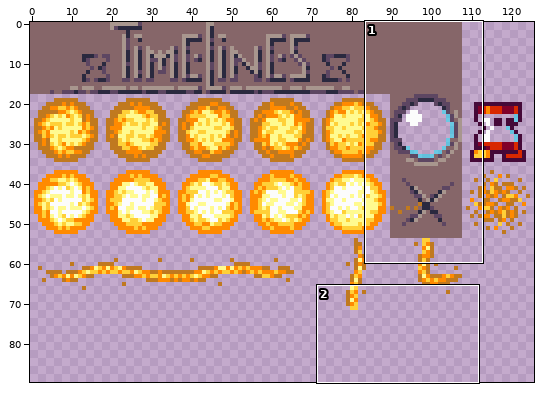
One commit to this sprite sheet: img/concept/sandnode.png. The first picture is a wide view before the edit; the outline marks the close-up.
Close-up. First the earlier version:
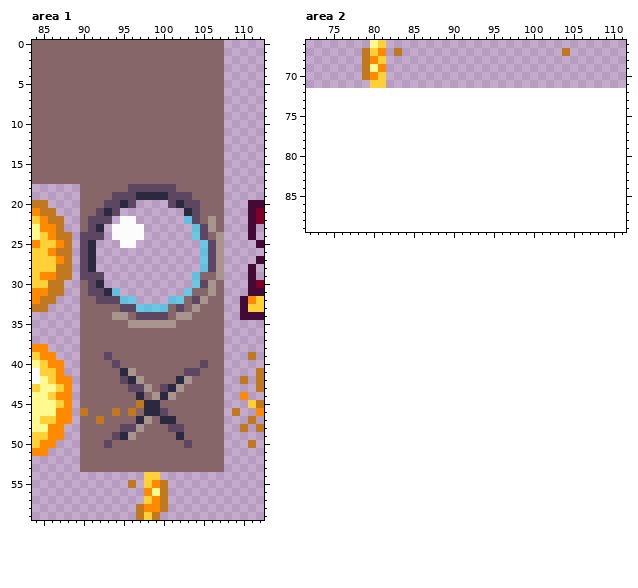
The file is 126x72 pixels. Shown: area 1: x 84..112, y 0..59; area 2: x 72..111, y 66..89. The old version is drawn lined up with the new one, on the new canvas.
After:
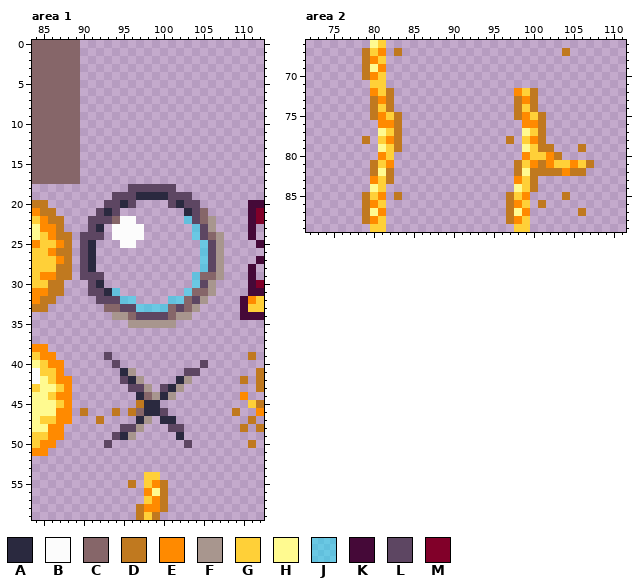
Palette (. is transparent): A #2a293f  B #fcfcfc  C #866669  D #c0791f  E #ff8a00  F #a8968e  G #ffd038  H #fffa90  J #00ebff75  K #450938  L #5d4662  M #810029
From the commit log: Add more sand lines
The exact change:
canvas 126x72 -> 126x90
Area 1:
The edit adds colour C in row 22 at x 94.
The edit erases colour C in rows 0 to 17 at x 90 to 107; in row 18 at x 90 to 95 and 102 to 107; in row 19 at x 90 to 93 and 104 to 107; in row 20 at x 90 to 92 and 105 to 107; in row 21 at x 90 to 91 and 106 to 107; in rows 22 to 23 at x 90 and 107.
The edit erases colour C in rows 30 to 31 at x 90 and 107; in row 32 at x 90 to 91 and 106 to 107; in row 33 at x 90 to 92 and 105 to 107; in row 34 at x 90 to 93 and 104 to 107; in row 35 at x 90 to 95 and 102 to 107; in rows 36 to 38 at x 90 to 107.
The edit erases colour C in row 39 at x 90 to 92 and 94 to 107; in row 40 at x 90 to 93, 95 to 104 and 106 to 107; in row 41 at x 90 to 94, 97 to 102 and 105 to 107; in row 42 at x 90 to 94, 98 to 101 and 104 to 107; in row 43 at x 90 to 95, 99 and 103 to 107; in row 44 at x 90 to 96 and 102 to 107.
The edit erases colour C in row 45 at x 90 to 96 and 100 to 107; in row 46 at x 91 to 93, 95 and 101 to 107; in row 47 at x 90 to 91, 93 to 96, 99 and 102 to 107; in row 48 at x 90 to 94, 98 to 100 and 103 to 107; in row 49 at x 90 to 93, 97 to 101 and 103 to 107; in row 50 at x 90 to 92, 94 to 102 and 104 to 107.
The edit erases colour C in rows 51 to 53 at x 90 to 107.
Area 2:
The edit adds colour D in row 72 at x 82 and 100; in rows 73 to 74 at x 80, 82, 98 and 100; in row 75 at x 80, 83, 98 and 101; in rows 76 to 77 at x 83 and 101; in row 78 at x 79, 83, 97 and 101; in row 79 at x 83, 101 to 102 and 106.
The edit adds colour D in row 80 at x 103; in row 81 at x 80, 98, 101 and 107; in row 82 at x 80, 82, 98, 100 to 103 and 105 to 106; in row 83 at x 82 and 100; in row 84 at x 100; in row 85 at x 79, 83, 97 and 104.
The edit adds colour D in row 86 at x 79, 97 and 101; in row 87 at x 79, 97 and 106; in row 88 at x 79 and 97.
The edit adds colour E in row 72 at x 80 and 98; in row 73 at x 81 and 99; in row 75 at x 81 and 99; in row 76 at x 81 to 82 and 99 to 100; in row 78 at x 82 and 100; in row 80 at x 81, 99 and 102.
The edit adds colour E in row 81 at x 82, 100, 102 and 105; in row 82 at x 104; in row 83 at x 80 and 98; in row 85 at x 81 and 99; in row 86 at x 80 and 98; in row 87 at x 81 and 99.
The edit adds colour E in row 88 at x 80 and 98.
The edit adds colour G in row 72 at x 81 and 99; in row 74 at x 81 and 99; in row 75 at x 82 and 100; in row 77 at x 82 and 100; in row 78 at x 81 and 99; in row 79 at x 82 and 100.
The edit adds colour G in row 80 at x 82 and 100 to 101; in row 81 at x 81, 99, 103 to 104 and 106; in rows 83 to 84 at x 81 and 99; in row 85 at x 80 and 98; in row 86 at x 81 and 99; in row 88 at x 81 and 99.
The edit adds colour G in row 89 at x 80 to 81 and 98 to 99.
The edit adds colour H in row 77 at x 81 and 99; in row 79 at x 81 and 99; in row 82 at x 81 and 99; in row 84 at x 80 and 98; in row 87 at x 80 and 98.
Pixel boxes of the changes (left, top, right, bottom) in both close-ups:
changed: (80, 40, 224, 232)
erased: (80, 280, 224, 472)
added: (362, 88, 402, 232)
added: (506, 88, 594, 232)
